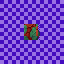
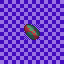
Layer changes from the first 64x64 image to the second:
added group "16x" with 22 layers above "64x" over [24, 24, 38, 40]
hid group "16x block" (18 layers), moved it into group "16x" over [24, 24, 38, 40]
moved "16x item" into group "16x" over [24, 24, 38, 40]
moved "16x grid" into group "16x" over [24, 24, 38, 40]
moved "64x grid" into group "64x" over [24, 24, 38, 40]
